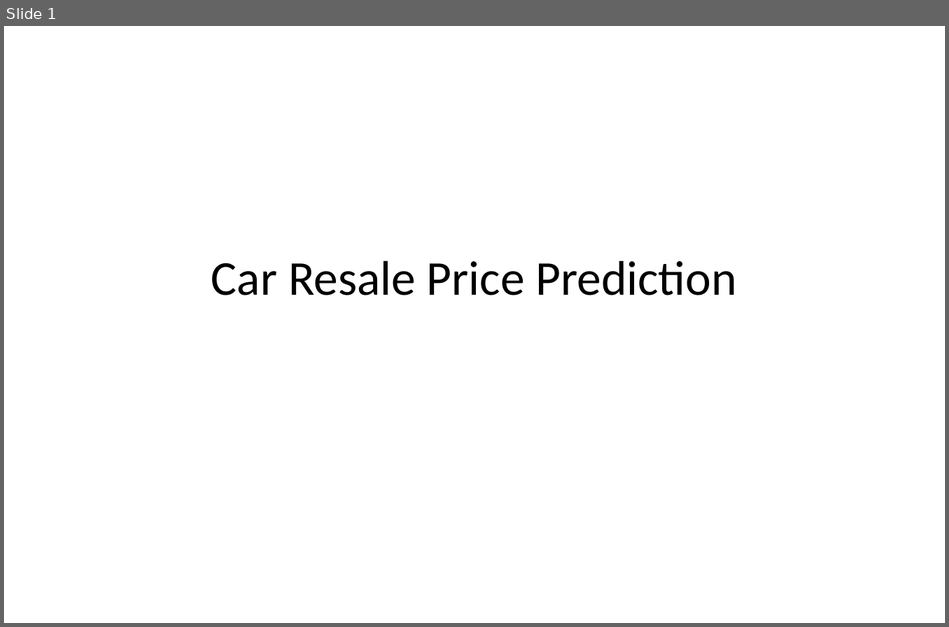
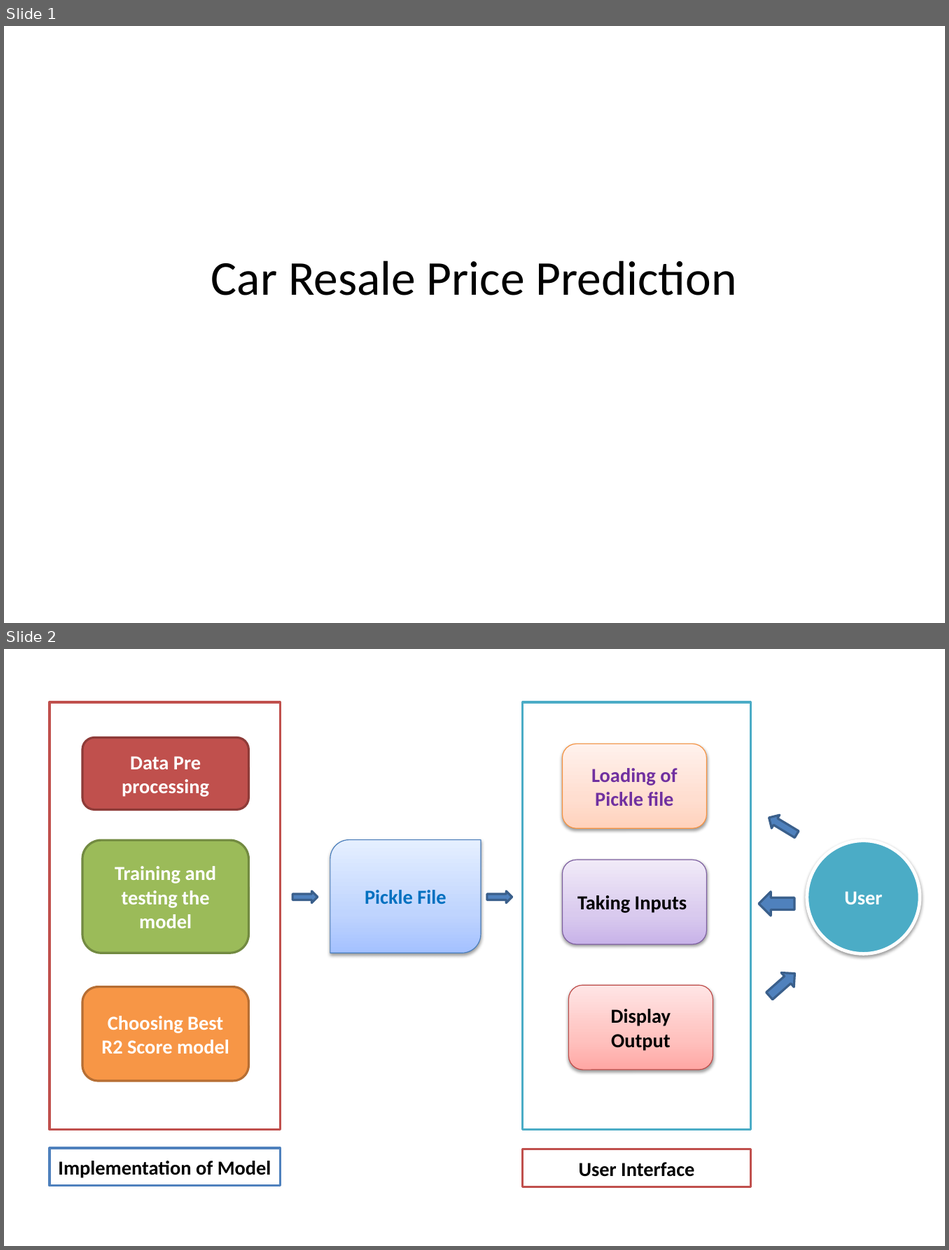
Before and after one commit to varunpanchal283/Major-Project, a slide deck: Car Resale Price Prediction.pptx. Shown one above the other, each under a label of ours: slide 1 before the commit, slides 1 and 2 after it. The pictures are 949x627 and 949x1250 pixels, drawn with LibreOffice and Linux fonts; fonts in the diff are those of the drawing. Boxes give left, top, right and bottom in pixels: in the first picture for what was removed or moved away, otherwise in the second. Text is boxed around its words. In the diff, an @@ line names an element or a change of style, - is before the commit and + after.

```diff
--- a/Car Resale Price Prediction.pptx
+++ b/Car Resale Price Prediction.pptx
@@ slide 2 added at (4, 649, 945, 1246), background #FFFFFF @@
@@ rectangle added at (50, 702, 280, 1130), fill #FFFFFF, outline #C0504D 2 pt @@
@@ rectangle added at (523, 702, 750, 1130), fill #FFFFFF, outline #4BACC6 2 pt @@
@@ rounded rectangle added at (82, 737, 248, 810), fill #C0504D, outline #8E3B39 2 pt, 18 pt, text #FFFFFF, bold @@
+Data Pre processing
@@ rounded rectangle added at (563, 743, 707, 828), fill gradient #FFD2BD to #FFDED0 to #FFF2ED, outline #F69240 0.75 pt, 18 pt, text #7030A0, bold @@
+Loading of Pickle file
@@ right arrow added at (765, 811, 801, 841), fill #4F81BD, outline #3A5F8C 2 pt @@
@@ rounded rectangle added at (82, 840, 248, 953), fill #9BBB59, outline #738A42 2 pt, 18 pt, text #FFFFFF, bold @@
+Training and testing the model
@@ round diag rect added at (331, 840, 481, 953), fill gradient #A4C4FF to #BFD4FF to #E6EEFF, outline #4B7EBC 0.75 pt, 18 pt, text #0070C0, bold @@
+Pickle File
@@ ellipse added at (807, 841, 920, 954), fill #4BACC6, outline #FFFFFF 3 pt, 18 pt, text #FFFFFF, bold @@
+User
@@ rounded rectangle added at (563, 860, 707, 944), fill gradient #C9B5E8 to #D8CBEE to #F0EAF9, outline #7D60A0 0.75 pt, 18 pt, text #000000, bold @@
+Taking Inputs
@@ right arrow added at (292, 891, 317, 903), fill #4F81BD, outline #3A5F8C 2 pt @@
@@ right arrow added at (487, 891, 511, 903), fill #4F81BD, outline #3A5F8C 2 pt @@
@@ right arrow added at (759, 892, 794, 916), fill #4F81BD, outline #3A5F8C 2 pt @@
@@ right arrow added at (764, 967, 802, 1004), fill #4F81BD, outline #3A5F8C 2 pt @@
@@ rounded rectangle added at (82, 987, 248, 1081), fill #F79646, outline #B76F34 2 pt, 18 pt, text #FFFFFF, bold @@
+Choosing Best R2 Score model
@@ rounded rectangle added at (569, 985, 713, 1070), fill gradient #FFA6A5 to #FFC0BF to #FFE7E7, outline #BF4C48 0.75 pt, 18 pt, text #000000, bold @@
+Display Output
@@ rectangle added at (50, 1149, 280, 1186), fill #FFFFFF, outline #4F81BD 2 pt, 18 pt, text #000000, bold @@
+Implementation of Model
@@ rectangle added at (523, 1150, 750, 1187), fill #FFFFFF, outline #C0504D 2 pt, 18 pt, text #000000, bold @@
+User Interface
```
Also in this commit, not shown: 3 slides changed, 4 other slides added, 2 slides removed.
